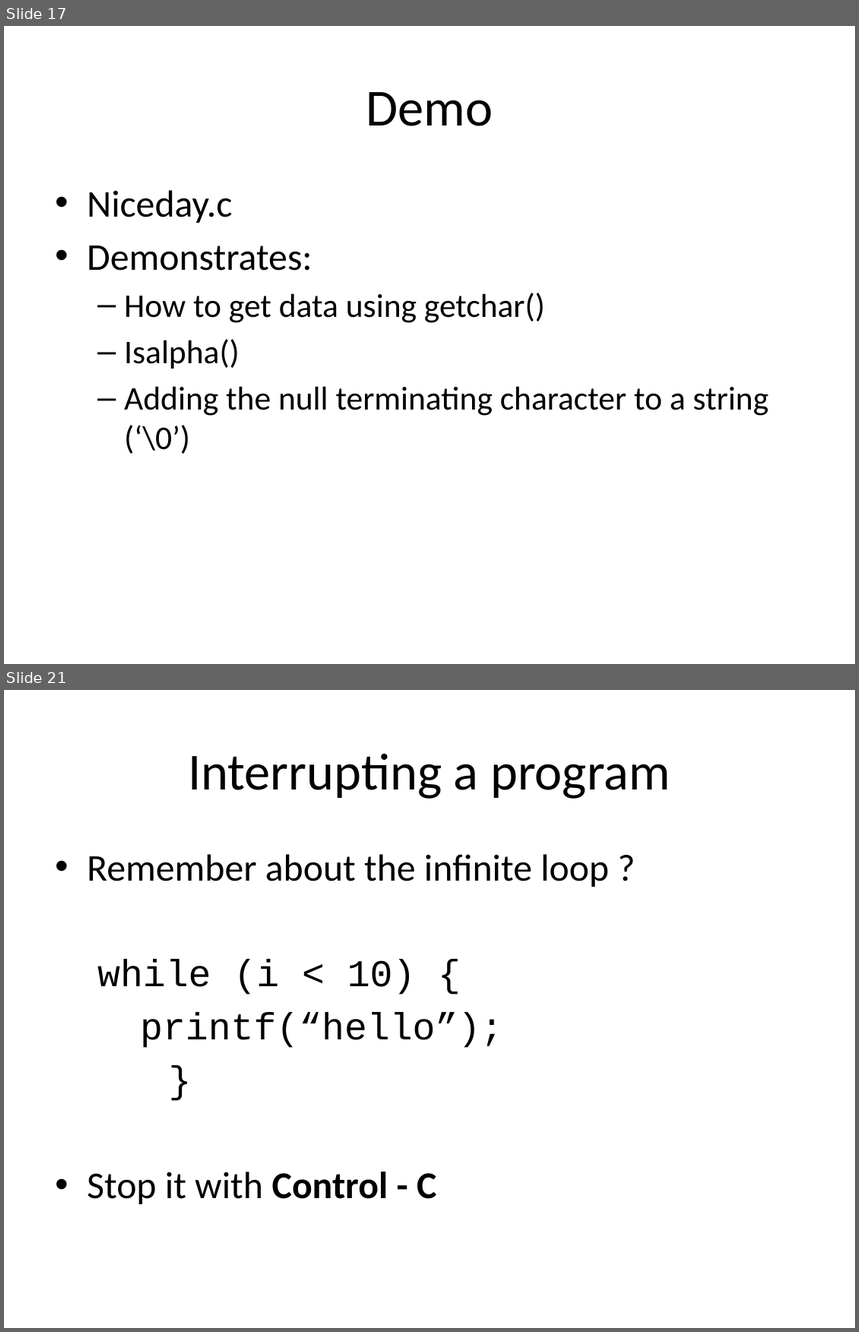
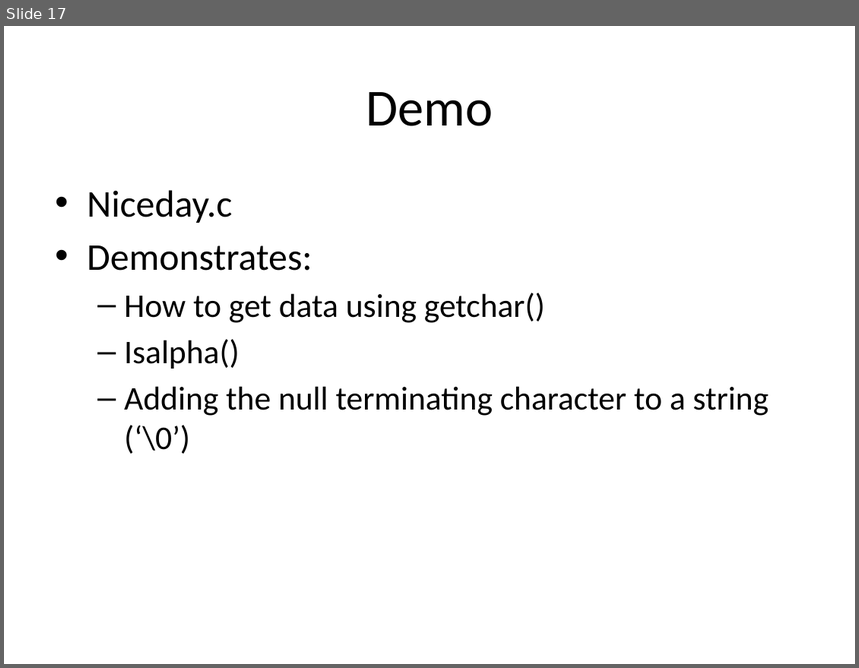
Before and after one commit to kinsidar/Spring2016, a slide deck: Slides/Lesson3.pptx. Shown one above the other, each under a label of ours: slides 17 and 21 before the commit, slide 17 after it; the slides between them are not shown. The pictures are 859x1332 and 859x668 pixels, drawn with LibreOffice and Linux fonts; fonts in the diff are those of the drawing. Boxes give left, top, right and bottom in pixels: in the first picture for what was removed or moved away, otherwise in the second. Text is boxed around its words. In the diff, an @@ line names an element or a change of style, - is before the commit and + after.

```diff
--- a/Slides/Lesson3.pptx
+++ b/Slides/Lesson3.pptx
@@ slide 21 removed at (4,690,855,1328), background #FFFFFF @@
@@ title removed at (188,753,671,799) @@
-Interrupting a program
@@ text removed at (87,854,609,1205) @@
-• Remember about the infinite loop ?
-while (i < 10) {
-printf(“hello”);
-}
-• Stop it with Control - C
```
Also in this commit, not shown: 6 other slides removed, 7 other files.
